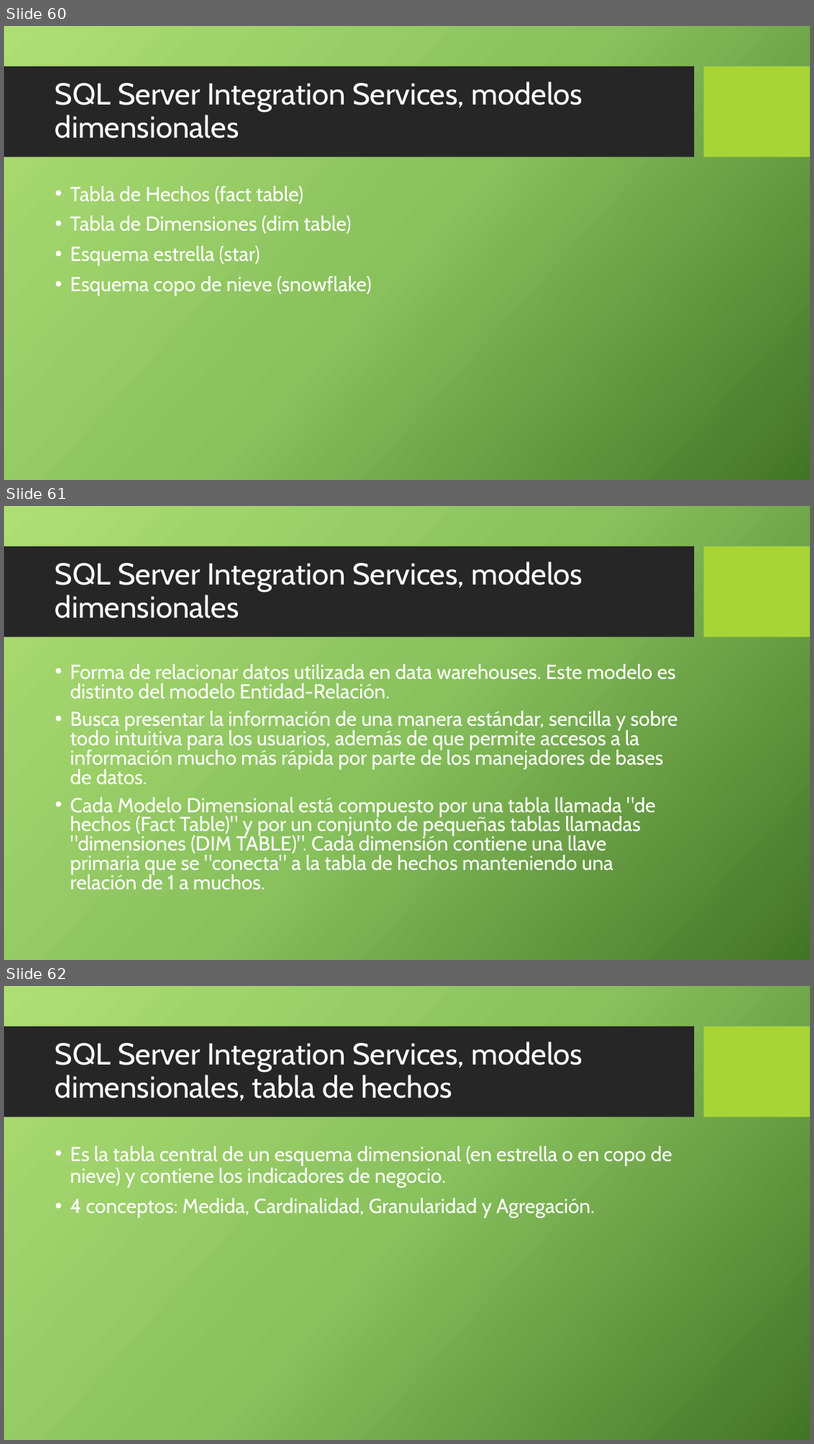
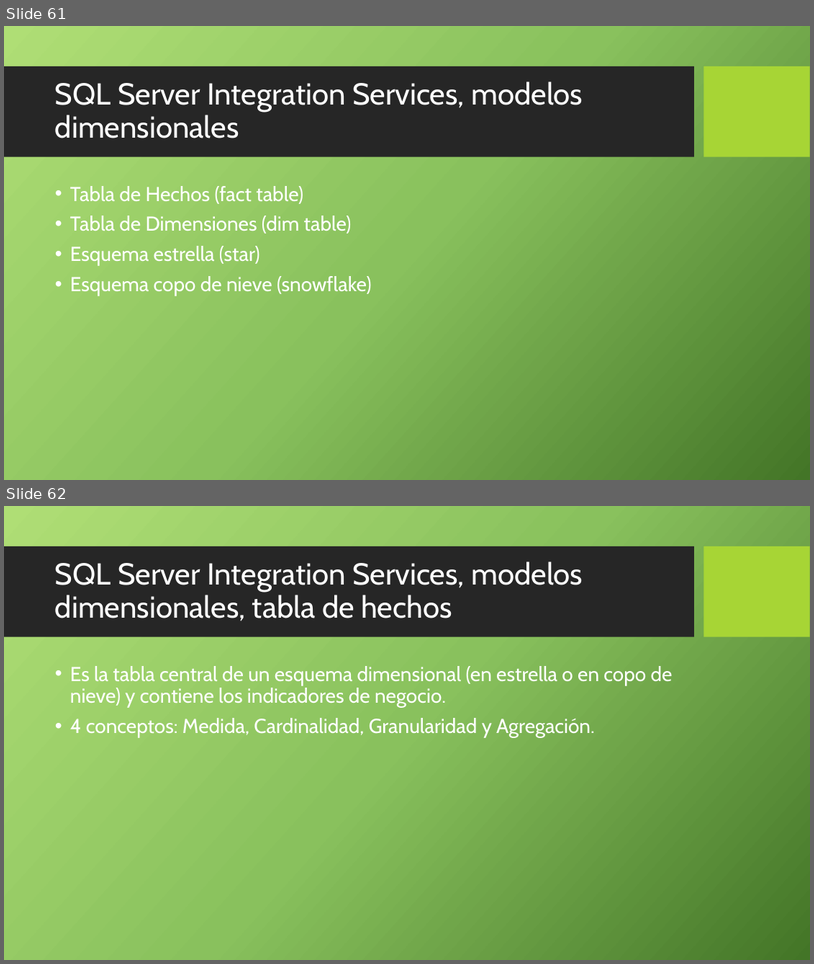
Before and after one commit to quesadaao/curso-sql-server-principiantes, a slide deck: presentaciones/01.pptx. Shown one above the other, each under a label of ours: slides 60, 61 and 62 before the commit, slides 61 and 62 after it. The pictures are 814x1444 and 814x964 pixels, drawn with LibreOffice and Linux fonts; fonts in the diff are those of the drawing; background and template pictures are left out. Boxes give left, top, right and bottom in pixels: in the first picture for what was removed or moved away, otherwise in the second. Text is boxed around its words. In the diff, an @@ line names an element or a change of style, - is before the commit and + after.

```diff
--- a/presentaciones/01.pptx
+++ b/presentaciones/01.pptx
@@ slide 61 removed at (4,506,810,960), background picture (left out); not listed: 2 template elements that a slide beside it also shows @@
@@ title removed at (55,561,583,618) @@
-SQL Server Integration Services, modelos dimensionales
@@ text removed at (70,664,678,890) @@
-• Forma de relacionar datos utilizada en data warehouses. Este modelo es distinto del modelo Entidad-Relación.
-• Busca presentar la información de una manera estándar, sencilla y sobre todo intuitiva para los usuarios, además de que permite accesos a la información mucho más rápida por parte de los manejadores de bases de datos.
-• Cada Modelo Dimensional está compuesto por una tabla llamada "de hechos (Fact Table)" y por un conjunto de pequeñas tablas llamadas "dimensiones (DIM TABLE)". Cada dimensión contiene una llave primaria que se "conecta" a la tabla de hechos manteniendo una relación de 1 a muchos.
@@ what was slide 60 is now slide 61 @@
```
Also in this commit, not shown: 2 slides changed, 2 slides added, 3 other slides removed, 1 other file.
